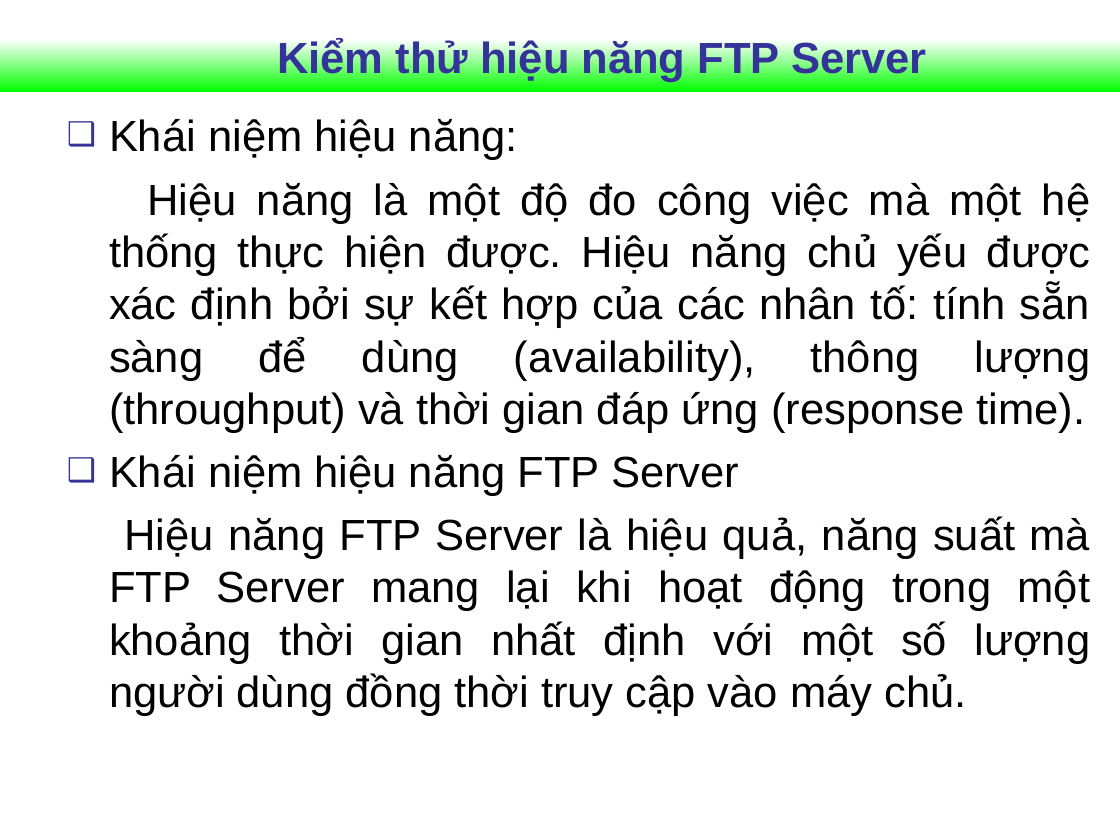
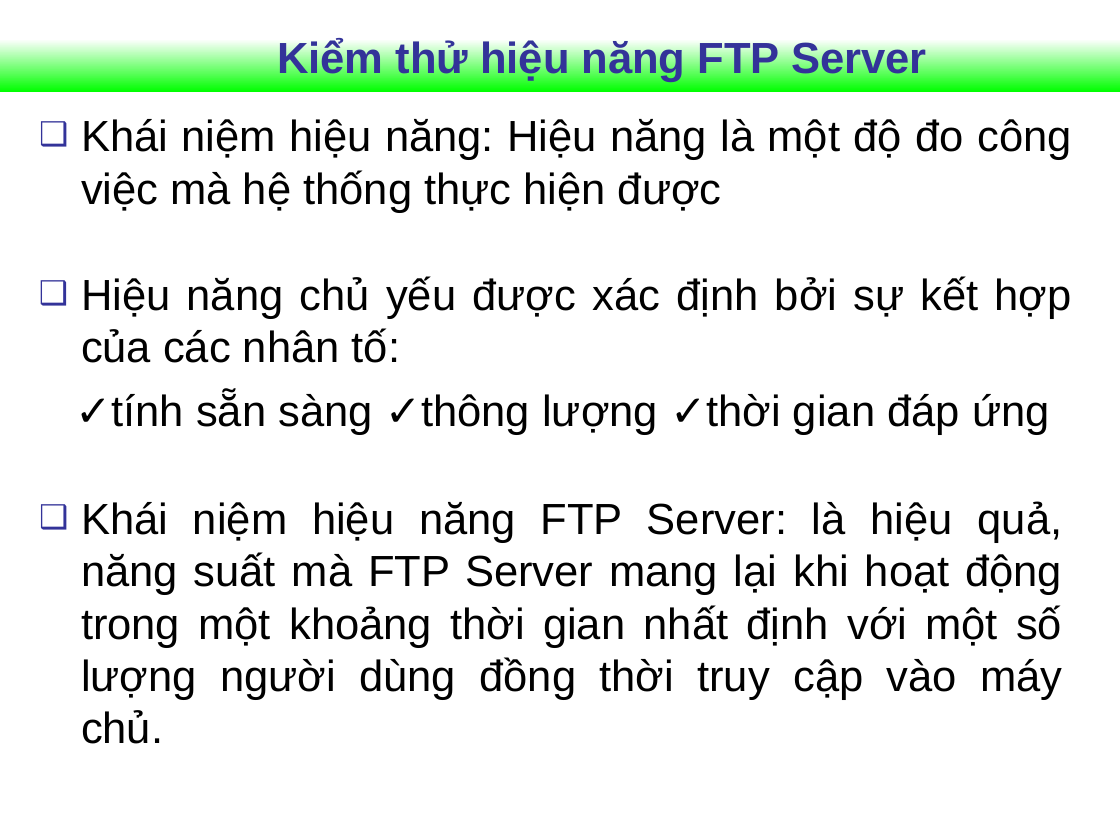
Before and after one commit to Vunb/luanvantotnghiephakhue, a slide deck: slide 13 of Document_luanvan/Slide_HKhue.ppt (slide 15 before the commit). Drawn at 1120x840 pixels with LibreOffice and Linux fonts; fonts in the diff are those of the drawing; background and template pictures are left out. Boxes give left, top, right and bottom in pixels: in the first picture for what was removed or moved away, otherwise in the second. Text is boxed around its words. In the diff, an @@ line names an element or a change of style, - is before the commit and + after.

```diff
--- a/Document_luanvan/Slide_HKhue.ppt
+++ b/Document_luanvan/Slide_HKhue.ppt
@@ text added at bbox=[81, 119, 1071, 213], 28 pt, text #000000 @@
+❑ Khái niệm hiệu năng: Hiệu năng là một độ đo công việc mà hệ thống thực hiện được
@@ text removed at bbox=[109, 119, 1091, 716] @@
-❑ Khái niệm hiệu năng:
-Hiệu năng là một độ đo công việc mà một hệ thống thực hiện được. Hiệu năng chủ yếu được xác định bởi sự kết hợp của các nhân tố: tính sẵn sàng để dùng (availability), thông lượng (throughput) và thời gian đáp ứng (response time).
-❑ Khái niệm hiệu năng FTP Server
-Hiệu năng FTP Server là hiệu quả, năng suất mà FTP Server mang lại khi hoạt động trong một khoảng thời gian nhất định với một số lượng người dùng đồng thời truy cập vào máy chủ.
@@ text added at bbox=[75, 276, 1072, 435], 28 pt, text #000000 @@
+❑ Hiệu năng chủ yếu được xác định bởi sự kết hợp của các nhân tố:
+✓tính sẵn sàng ✓thông lượng ✓thời gian đáp ứng
@@ text added at bbox=[81, 501, 1063, 744], 28 pt, text #000000 @@
+❑ Khái niệm hiệu năng FTP Server: là hiệu quả, năng suất mà FTP Server mang lại khi hoạt động trong một khoảng thời gian nhất định với một số lượng người dùng đồng thời truy cập vào máy chủ.
```
Also in this commit, not shown: 7 other slides changed, 2 slides removed.
